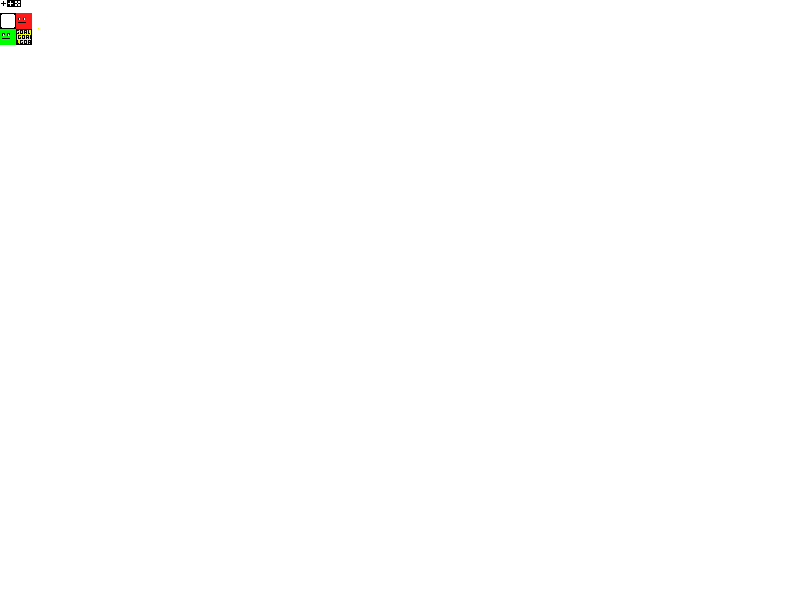
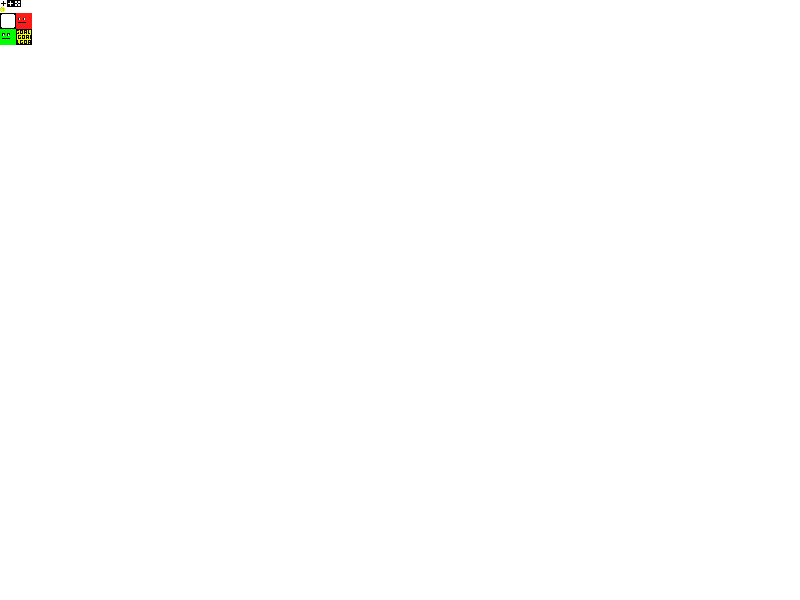
The second w=800, h=600 image is a revision of the first. Changes to its layers:
painted on "SpriteSheet.png" over [0, 7, 39, 29]
